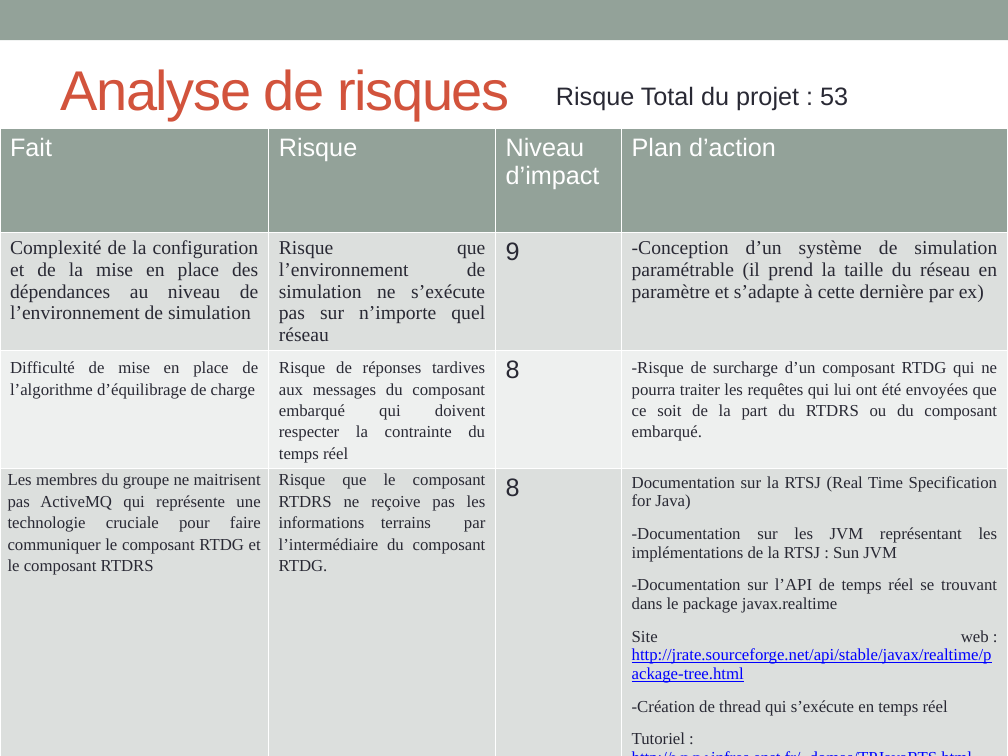
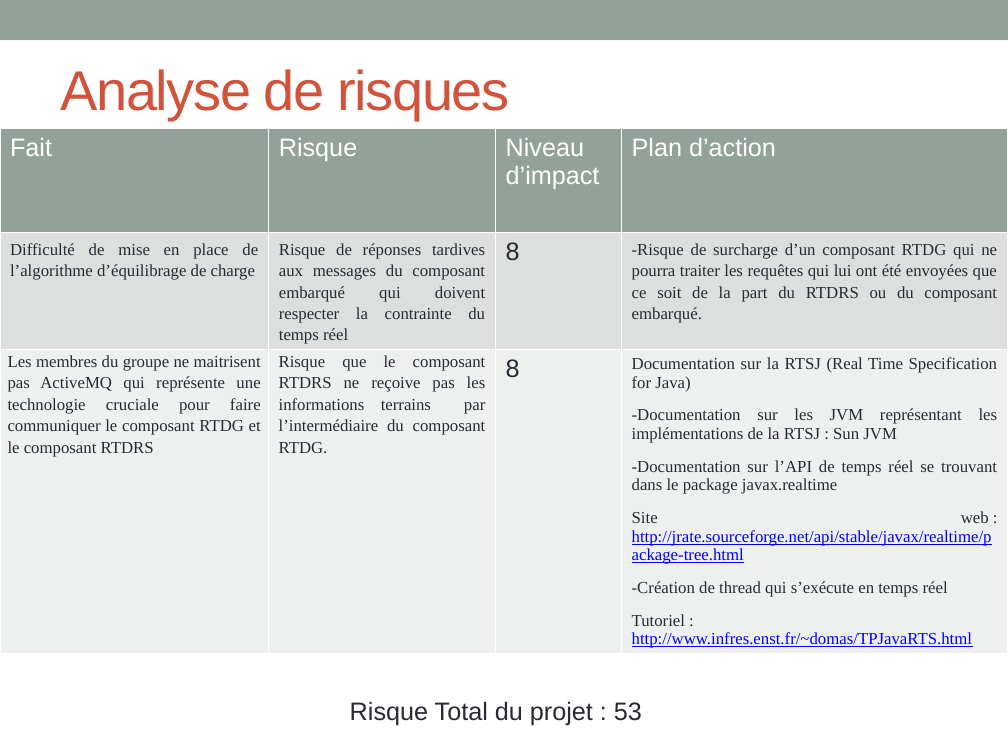
Before and after one commit to Timbobhe/fatal-pds-val, a slide deck: slide 13 of Appli/Méthodologie/Général/Copil/Copil 1/VAL.pptx. Drawn at 1008x756 pixels with LibreOffice and Linux fonts; fonts in the diff are those of the drawing. Boxes give left, top, right and bottom in pixels: in the first picture for what was removed or moved away, otherwise in the second. Text is boxed around its words. In the diff, an @@ line names an element or a change of style, - is before the commit and + after.

```diff
--- a/Appli/Méthodologie/Général/Copil/Copil 1/VAL.pptx
+++ b/Appli/Méthodologie/Général/Copil/Copil 1/VAL.pptx
@@ table at [0, 129, 1008, 680] @@
-row 2: Complexité de la configuration et de la mise en place des dépendances au niveau de l’environnement de simulation | Risque que l’environnement de simulation ne s’exécute pas sur n’importe quel réseau | 9 | -Conception d’un système de simulation paramétrable (il prend la taille du réseau en paramètre et s’adapte à cette dernière par ex)
@@ text "Risque Total du projet : ...": place and size @@
-text "Risque Total du projet : ..." at [556, 86, 848, 111]
+text "Risque Total du projet : ..." at [350, 701, 642, 725]
```
Also in this commit, not shown: 2 other slides changed.
